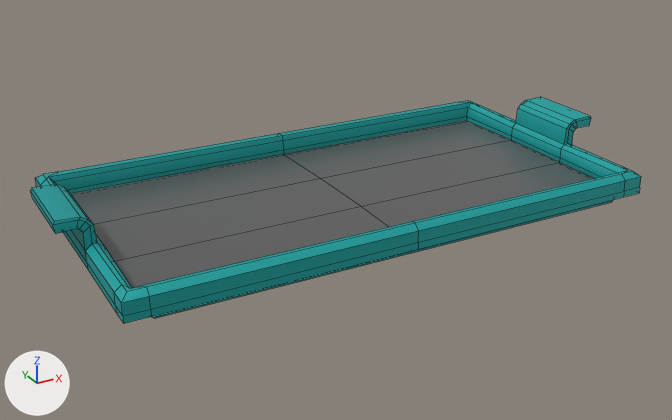
What one commit did to the FBX model Assets/Emma/Assets/plate/plate.fbx.
Camera for both pictures: a camera (50 mm lens) standing at (-1.435, -2.588, 1.198) and looking at (-0.03, -0.035, -0.079). The axes (+X, +Y, +Z) are drawn at lower left. The lights are the same throughout. Mesh edges are drawn as thin lines. Where no turn or scale is listed for an object, it has been applied to the vertices.

The first picture shows 'tallrik'.
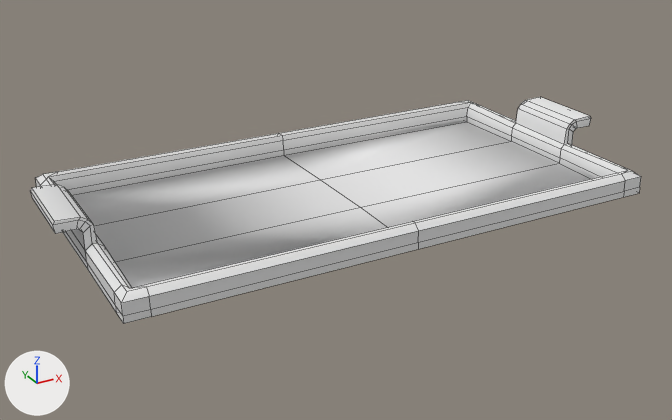
The newer file is also rescaled (x2.029), turned or shifted as a whole; pictures and numbers use the older file's frame.

Patch to the scene script:
```diff
--- a/Assets/Emma/Assets/plate/plate.fbx.py
+++ b/Assets/Emma/Assets/plate/plate.fbx.py
@@ me_plane_001 @@
 # used by ob_tallrik; location = (0.0, 0.0, -0.079)
-me_plane_001.from_pydata(...)  # 184 vertices, 182 faces; spans x -0.99..0.99, y -0.49..0.49, z 0.0..0.21
+me_plane_001.from_pydata(...)  # 162 vertices, 166 faces; spans x -0.99..0.99, y -0.49..0.49, z 0.04..0.21
+# me_plane_001 part 1
+# 23 vertices are removed from x -0.86..0.86, y -0.45..0.43, z 0.0..0.05
+# 22 faces are deleted
+# 1 vertex is added at (0.0, 0.14, 0.05)
+# 6 new faces join them
+# me_plane_001 part 2: 160 faces spanning x -0.99..0.99, y -0.49..0.49, z 0.04..0.21 switch from mat_material_004 to no material
```

Location of each change, (x1, y1, x2, y2) in pixels of the pictures (672 x 420 px):
part 1 of me_plane_001, cut back: before (71, 120, 613, 318); after (72, 122, 591, 288)
part 2 of me_plane_001, recoloured (cyan to white): (30, 97, 641, 323) in both
